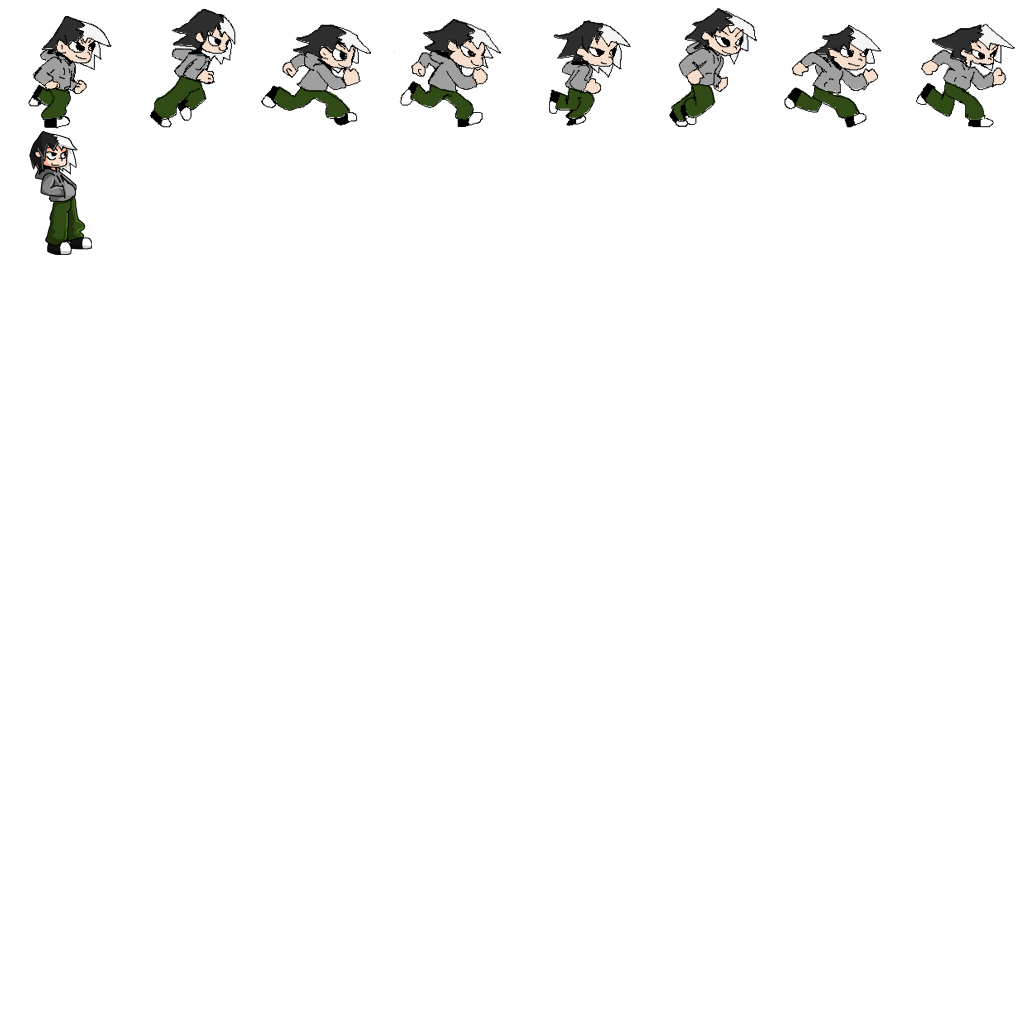
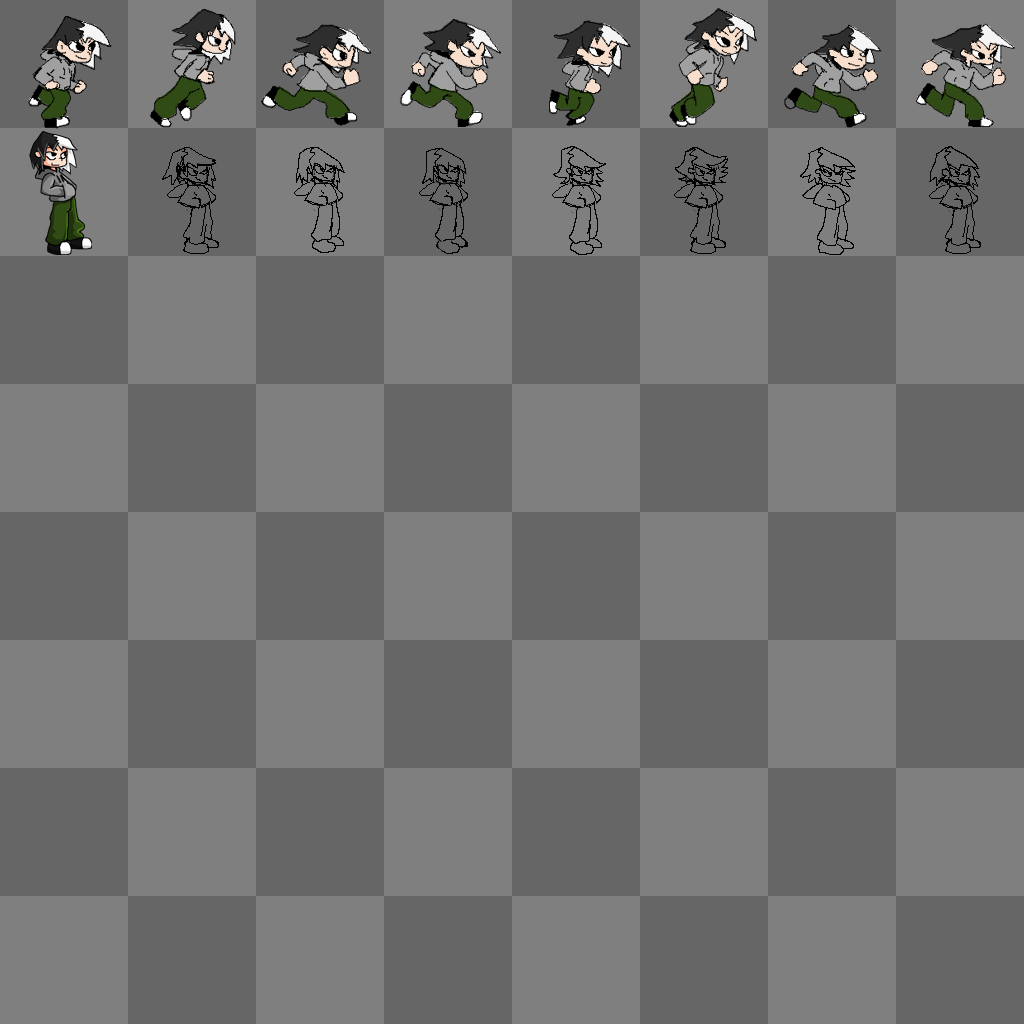
Revision of a layered 1024 × 1024 image; what changed, layer by layer:
added layer "idle" above "ANIMATIONS Walk (6) Idle (2-4) Attack (4-6) GetHit (2) KO (1-2)" over [162, 145, 982, 255]
showed group "grid" (32 layers) over [0, 0, 1024, 1024]
showed "Background copy" over [0, 0, 1024, 1024]
showed "Background" over [0, 0, 1024, 1024]
